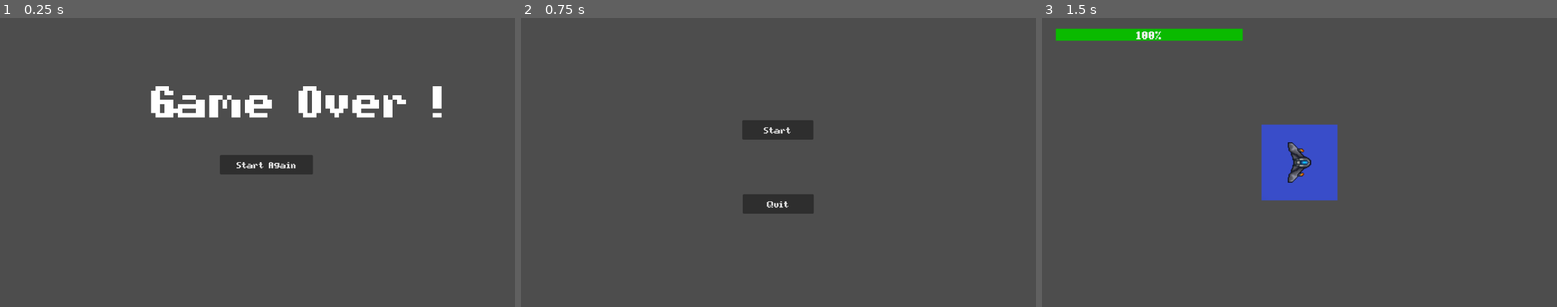
Above: before the commit, frames 1-3 (left to right).
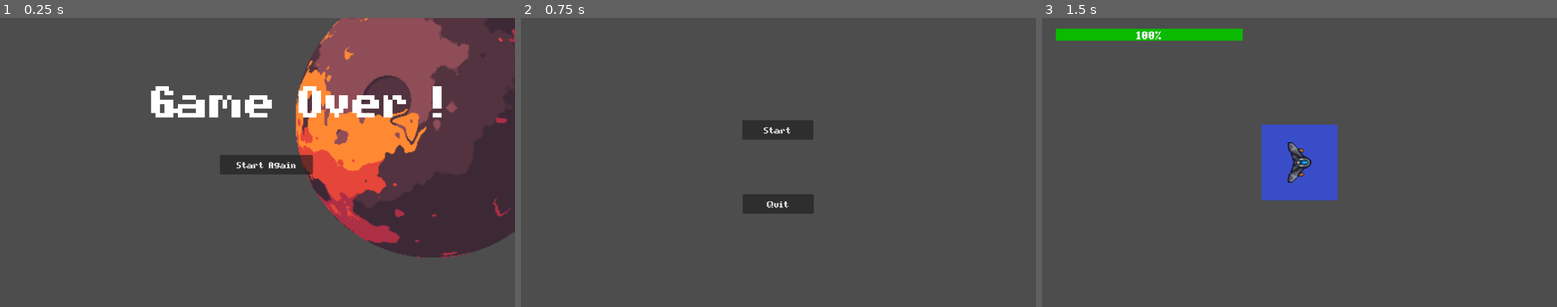
Above: after the commit, the same moments.

Repository: XavierJp/En-attendant-godot
Game: Godot game, scene res://scenes/UIs/game_over.tscn
The game is run twice, just before and just after one commit, with the same random seed, the same clock (stepped at 60 frames per second) and the same inputs. This scene is started directly instead of the project's main scene.
Inputs:
- Up to frame 1 (0.25 s): no input
- Up to frame 2 (0.75 s): click "Start Again" at 0.5 s
- Up to frame 3 (1.5 s): click "Start" at 1.25 s

The runs differ from the first frame. In frame 1, 30% of the frame differs, in the area x 57-100%, y 0-83%; in frame 2, nothing differs; in frame 3, nothing differs.

Commit message:
feat: burnt planet

Diff:
--- a/scenes/UIs/game_over.tscn
+++ b/scenes/UIs/game_over.tscn
@@ -1,7 +1,371 @@
-[gd_scene load_steps=4 format=3 uid="uid://xwpxg8qp8tpl"]
+[gd_scene load_steps=56 format=3 uid="uid://xwpxg8qp8tpl"]
 
 [ext_resource type="Script" path="res://scenes/UIs/game_over.gd" id="1_i0rkl"]
 [ext_resource type="Theme" uid="uid://02a8chd2ikkf" path="res://Themes/progress_bar.tres" id="2_5cs5l"]
+[ext_resource type="Texture2D" uid="uid://b5103lrao4jlk" path="res://assets/background/3449739512.png" id="2_ashup"]
+
+[sub_resource type="AtlasTexture" id="AtlasTexture_s7imu"]
+atlas = ExtResource("2_ashup")
+region = Rect2(0, 0, 300, 300)
+
+[sub_resource type="AtlasTexture" id="AtlasTexture_1llge"]
+atlas = ExtResource("2_ashup")
+region = Rect2(300, 0, 300, 300)
+
+[sub_resource type="AtlasTexture" id="AtlasTexture_5yehb"]
+atlas = ExtResource("2_ashup")
+region = Rect2(600, 0, 300, 300)
+
+[sub_resource type="AtlasTexture" id="AtlasTexture_m6fy8"]
+atlas = ExtResource("2_ashup")
+region = Rect2(900, 0, 300, 300)
+
+[sub_resource type="AtlasTexture" id="AtlasTexture_4np5m"]
+atlas = ExtResource("2_ashup")
+region = Rect2(1200, 0, 300, 300)
+
+[sub_resource type="AtlasTexture" id="AtlasTexture_ymvw0"]
+atlas = ExtResource("2_ashup")
+region = Rect2(1500, 0, 300, 300)
+
+[sub_resource type="AtlasTexture" id="AtlasTexture_asubq"]
+atlas = ExtResource("2_ashup")
+region = Rect2(1800, 0, 300, 300)
+
+[sub_resource type="AtlasTexture" id="AtlasTexture_sx4wh"]
+atlas = ExtResource("2_ashup")
+region = Rect2(2100, 0, 300, 300)
+
+[sub_resource type="AtlasTexture" id="AtlasTexture_7usg6"]
+atlas = ExtResource("2_ashup")
+region = Rect2(2400, 0, 300, 300)
+
+[sub_resource type="AtlasTexture" id="AtlasTexture_dp5cl"]
+atlas = ExtResource("2_ashup")
+region = Rect2(2700, 0, 300, 300)
+
+[sub_resource type="AtlasTexture" id="AtlasTexture_ni45y"]
+atlas = ExtResource("2_ashup")
+region = Rect2(3000, 0, 300, 300)
+
+[sub_resource type="AtlasTexture" id="AtlasTexture_4xkkd"]
+atlas = ExtResource("2_ashup")
+region = Rect2(3300, 0, 300, 300)
+
+[sub_resource type="AtlasTexture" id="AtlasTexture_nayo4"]
+atlas = ExtResource("2_ashup")
+region = Rect2(3600, 0, 300, 300)
+
+[sub_resource type="AtlasTexture" id="AtlasTexture_lq4f7"]
+atlas = ExtResource("2_ashup")
+region = Rect2(3900, 0, 300, 300)
+
+[sub_resource type="AtlasTexture" id="AtlasTexture_syglt"]
+atlas = ExtResource("2_ashup")
+region = Rect2(4200, 0, 300, 300)
+
+[sub_resource type="AtlasTexture" id="AtlasTexture_jiurg"]
+atlas = ExtResource("2_ashup")
+region = Rect2(4500, 0, 300, 300)
+
+[sub_resource type="AtlasTexture" id="AtlasTexture_ua2mo"]
+atlas = ExtResource("2_ashup")
+region = Rect2(4800, 0, 300, 300)
+
+[sub_resource type="AtlasTexture" id="AtlasTexture_mi3ms"]
+atlas = ExtResource("2_ashup")
+region = Rect2(5100, 0, 300, 300)
+
+[sub_resource type="AtlasTexture" id="AtlasTexture_lecy5"]
+atlas = ExtResource("2_ashup")
+region = Rect2(5400, 0, 300, 300)
+
+[sub_resource type="AtlasTexture" id="AtlasTexture_1w5ti"]
+atlas = ExtResource("2_ashup")
+region = Rect2(5700, 0, 300, 300)
+
+[sub_resource type="AtlasTexture" id="AtlasTexture_vld6b"]
+atlas = ExtResource("2_ashup")
+region = Rect2(6000, 0, 300, 300)
+
+[sub_resource type="AtlasTexture" id="AtlasTexture_wmo1a"]
+atlas = ExtResource("2_ashup")
+region = Rect2(6300, 0, 300, 300)
+
+[sub_resource type="AtlasTexture" id="AtlasTexture_x7dqy"]
+atlas = ExtResource("2_ashup")
+region = Rect2(6600, 0, 300, 300)
+
+[sub_resource type="AtlasTexture" id="AtlasTexture_xw2jb"]
+atlas = ExtResource("2_ashup")
+region = Rect2(6900, 0, 300, 300)
+
+[sub_resource type="AtlasTexture" id="AtlasTexture_5ee0a"]
+atlas = ExtResource("2_ashup")
+region = Rect2(7200, 0, 300, 300)
+
+[sub_resource type="AtlasTexture" id="AtlasTexture_f12wq"]
+atlas = ExtResource("2_ashup")
+region = Rect2(7500, 0, 300, 300)
+
+[sub_resource type="AtlasTexture" id="AtlasTexture_p4mm8"]
+atlas = ExtResource("2_ashup")
+region = Rect2(7800, 0, 300, 300)
+
+[sub_resource type="AtlasTexture" id="AtlasTexture_47s5e"]
+atlas = ExtResource("2_ashup")
+region = Rect2(8100, 0, 300, 300)
+
+[sub_resource type="AtlasTexture" id="AtlasTexture_jhajl"]
+atlas = ExtResource("2_ashup")
+region = Rect2(8400, 0, 300, 300)
+
+[sub_resource type="AtlasTexture" id="AtlasTexture_asx7k"]
+atlas = ExtResource("2_ashup")
+region = Rect2(8700, 0, 300, 300)
+
+[sub_resource type="AtlasTexture" id="AtlasTexture_s2k0i"]
+atlas = ExtResource("2_ashup")
+region = Rect2(9000, 0, 300, 300)
+
+[sub_resource type="AtlasTexture" id="AtlasTexture_4ctsw"]
+atlas = ExtResource("2_ashup")
+region = Rect2(9300, 0, 300, 300)
+
+[sub_resource type="AtlasTexture" id="AtlasTexture_1t7wk"]
+atlas = ExtResource("2_ashup")
+region = Rect2(9600, 0, 300, 300)
+
+[sub_resource type="AtlasTexture" id="AtlasTexture_73fda"]
+atlas = ExtResource("2_ashup")
+region = Rect2(9900, 0, 300, 300)
+
+[sub_resource type="AtlasTexture" id="AtlasTexture_4soe7"]
+atlas = ExtResource("2_ashup")
+region = Rect2(10200, 0, 300, 300)
+
+[sub_resource type="AtlasTexture" id="AtlasTexture_rdb50"]
+atlas = ExtResource("2_ashup")
+region = Rect2(10500, 0, 300, 300)
+
+[sub_resource type="AtlasTexture" id="AtlasTexture_1jmgq"]
+atlas = ExtResource("2_ashup")
+region = Rect2(10800, 0, 300, 300)
+
+[sub_resource type="AtlasTexture" id="AtlasTexture_lr61s"]
+atlas = ExtResource("2_ashup")
+region = Rect2(11100, 0, 300, 300)
+
+[sub_resource type="AtlasTexture" id="AtlasTexture_wpfor"]
+atlas = ExtResource("2_ashup")
+region = Rect2(11400, 0, 300, 300)
+
+[sub_resource type="AtlasTexture" id="AtlasTexture_y1gux"]
+atlas = ExtResource("2_ashup")
+region = Rect2(11700, 0, 300, 300)
+
+[sub_resource type="AtlasTexture" id="AtlasTexture_wqh34"]
+atlas = ExtResource("2_ashup")
+region = Rect2(12000, 0, 300, 300)
+
+[sub_resource type="AtlasTexture" id="AtlasTexture_k5uya"]
+atlas = ExtResource("2_ashup")
+region = Rect2(12300, 0, 300, 300)
+
+[sub_resource type="AtlasTexture" id="AtlasTexture_y25fi"]
+atlas = ExtResource("2_ashup")
+region = Rect2(12600, 0, 300, 300)
+
+[sub_resource type="AtlasTexture" id="AtlasTexture_vow5p"]
+atlas = ExtResource("2_ashup")
+region = Rect2(12900, 0, 300, 300)
+
+[sub_resource type="AtlasTexture" id="AtlasTexture_77bys"]
+atlas = ExtResource("2_ashup")
+region = Rect2(13200, 0, 300, 300)
+
+[sub_resource type="AtlasTexture" id="AtlasTexture_ridlv"]
+atlas = ExtResource("2_ashup")
+region = Rect2(13500, 0, 300, 300)
+
+[sub_resource type="AtlasTexture" id="AtlasTexture_xyv8x"]
+atlas = ExtResource("2_ashup")
+region = Rect2(13800, 0, 300, 300)
+
+[sub_resource type="AtlasTexture" id="AtlasTexture_q4tbo"]
+atlas = ExtResource("2_ashup")
+region = Rect2(14100, 0, 300, 300)
+
+[sub_resource type="AtlasTexture" id="AtlasTexture_l6ayk"]
+atlas = ExtResource("2_ashup")
+region = Rect2(14400, 0, 300, 300)
+
+[sub_resource type="AtlasTexture" id="AtlasTexture_v06n5"]
+atlas = ExtResource("2_ashup")
+region = Rect2(14700, 0, 300, 300)
+
+[sub_resource type="SpriteFrames" id="SpriteFrames_ovy8h"]
+animations = [{
+"frames": [{
+"duration": 1.0,
+"texture": SubResource("AtlasTexture_s7imu")
+}, {
+"duration": 1.0,
+"texture": SubResource("AtlasTexture_1llge")
+}, {
+"duration": 1.0,
+"texture": SubResource("AtlasTexture_5yehb")
+}, {
+"duration": 1.0,
+"texture": SubResource("AtlasTexture_m6fy8")
+}, {
+"duration": 1.0,
+"texture": SubResource("AtlasTexture_4np5m")
+}, {
+"duration": 1.0,
+"texture": SubResource("AtlasTexture_ymvw0")
+}, {
+"duration": 1.0,
+"texture": SubResource("AtlasTexture_asubq")
+}, {
+"duration": 1.0,
+"texture": SubResource("AtlasTexture_sx4wh")
+}, {
+"duration": 1.0,
+"texture": SubResource("AtlasTexture_7usg6")
+}, {
+"duration": 1.0,
+"texture": SubResource("AtlasTexture_dp5cl")
+}, {
+"duration": 1.0,
+"texture": SubResource("AtlasTexture_ni45y")
+}, {
+"duration": 1.0,
+"texture": SubResource("AtlasTexture_4xkkd")
+}, {
+"duration": 1.0,
+"texture": SubResource("AtlasTexture_nayo4")
+}, {
+"duration": 1.0,
+"texture": SubResource("AtlasTexture_lq4f7")
+}, {
+"duration": 1.0,
+"texture": SubResource("AtlasTexture_syglt")
+}, {
+"duration": 1.0,
+"texture": SubResource("AtlasTexture_jiurg")
+}, {
+"duration": 1.0,
+"texture": SubResource("AtlasTexture_ua2mo")
+}, {
+"duration": 1.0,
+"texture": SubResource("AtlasTexture_mi3ms")
+}, {
+"duration": 1.0,
+"texture": SubResource("AtlasTexture_lecy5")
+}, {
+"duration": 1.0,
+"texture": SubResource("AtlasTexture_1w5ti")
+}, {
+"duration": 1.0,
+"texture": SubResource("AtlasTexture_vld6b")
+}, {
+"duration": 1.0,
+"texture": SubResource("AtlasTexture_wmo1a")
+}, {
+"duration": 1.0,
+"texture": SubResource("AtlasTexture_x7dqy")
+}, {
+"duration": 1.0,
+"texture": SubResource("AtlasTexture_xw2jb")
+}, {
+"duration": 1.0,
+"texture": SubResource("AtlasTexture_5ee0a")
+}, {
+"duration": 1.0,
+"texture": SubResource("AtlasTexture_f12wq")
+}, {
+"duration": 1.0,
+"texture": SubResource("AtlasTexture_p4mm8")
+}, {
+"duration": 1.0,
+"texture": SubResource("AtlasTexture_47s5e")
+}, {
+"duration": 1.0,
+"texture": SubResource("AtlasTexture_jhajl")
+}, {
+"duration": 1.0,
+"texture": SubResource("AtlasTexture_asx7k")
+}, {
+"duration": 1.0,
+"texture": SubResource("AtlasTexture_s2k0i")
+}, {
+"duration": 1.0,
+"texture": SubResource("AtlasTexture_4ctsw")
+}, {
+"duration": 1.0,
+"texture": SubResource("AtlasTexture_1t7wk")
+}, {
+"duration": 1.0,
+"texture": SubResource("AtlasTexture_73fda")
+}, {
+"duration": 1.0,
+"texture": SubResource("AtlasTexture_4soe7")
+}, {
+"duration": 1.0,
+"texture": SubResource("AtlasTexture_rdb50")
+}, {
+"duration": 1.0,
+"texture": SubResource("AtlasTexture_1jmgq")
+}, {
+"duration": 1.0,
+"texture": SubResource("AtlasTexture_lr61s")
+}, {
+"duration": 1.0,
+"texture": SubResource("AtlasTexture_wpfor")
+}, {
+"duration": 1.0,
+"texture": SubResource("AtlasTexture_y1gux")
+}, {
+"duration": 1.0,
+"texture": SubResource("AtlasTexture_wqh34")
+}, {
+"duration": 1.0,
+"texture": SubResource("AtlasTexture_k5uya")
+}, {
+"duration": 1.0,
+"texture": SubResource("AtlasTexture_y25fi")
+}, {
+"duration": 1.0,
+"texture": SubResource("AtlasTexture_vow5p")
+}, {
+"duration": 1.0,
+"texture": SubResource("AtlasTexture_77bys")
+}, {
+"duration": 1.0,
+"texture": SubResource("AtlasTexture_ridlv")
+}, {
+"duration": 1.0,
+"texture": SubResource("AtlasTexture_xyv8x")
+}, {
+"duration": 1.0,
+"texture": SubResource("AtlasTexture_q4tbo")
+}, {
+"duration": 1.0,
+"texture": SubResource("AtlasTexture_l6ayk")
+}, {
+"duration": 1.0,
+"texture": SubResource("AtlasTexture_v06n5")
+}],
+"loop": true,
+"name": &"default",
+"speed": 5.0
+}, {
+"frames": [],
+"loop": false,
+"name": &"new_animation",
+"speed": 8.0
+}]
 
 [sub_resource type="LabelSettings" id="LabelSettings_q2psa"]
 font_size = 80
@@ -14,6 +378,12 @@
 grow_horizontal = 2
 grow_vertical = 2
 script = ExtResource("1_i0rkl")
+
+[node name="AnimatedSprite2D" type="AnimatedSprite2D" parent="."]
+position = Vector2(968, 229)
+scale = Vector2(2.05333, 2.05333)
+sprite_frames = SubResource("SpriteFrames_ovy8h")
+frame_progress = 0.695839
 
 [node name="Button" type="Button" parent="."]
 layout_mode = 0
Binary file added: assets/background/3449739512.png
Not shown, added: assets/background/3449739512.png.import
